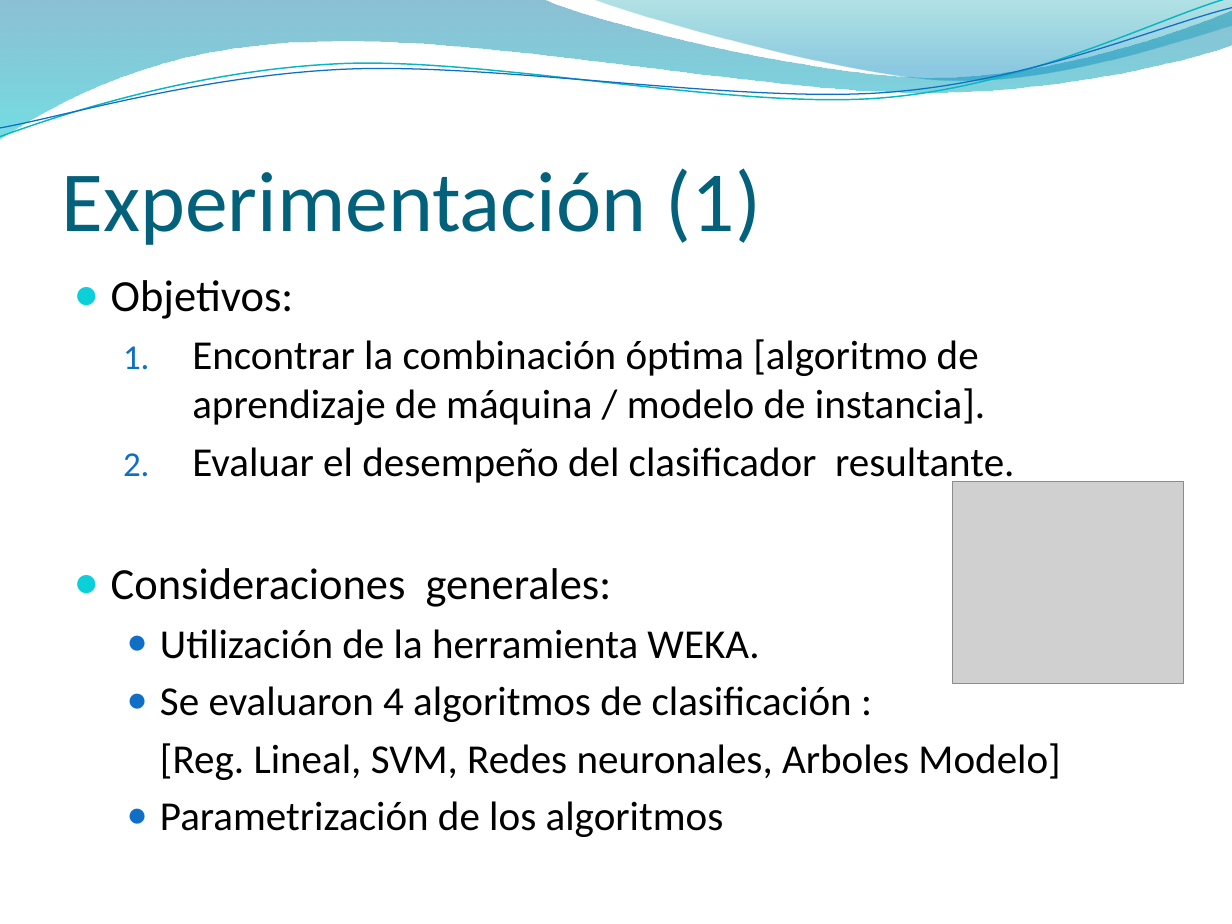
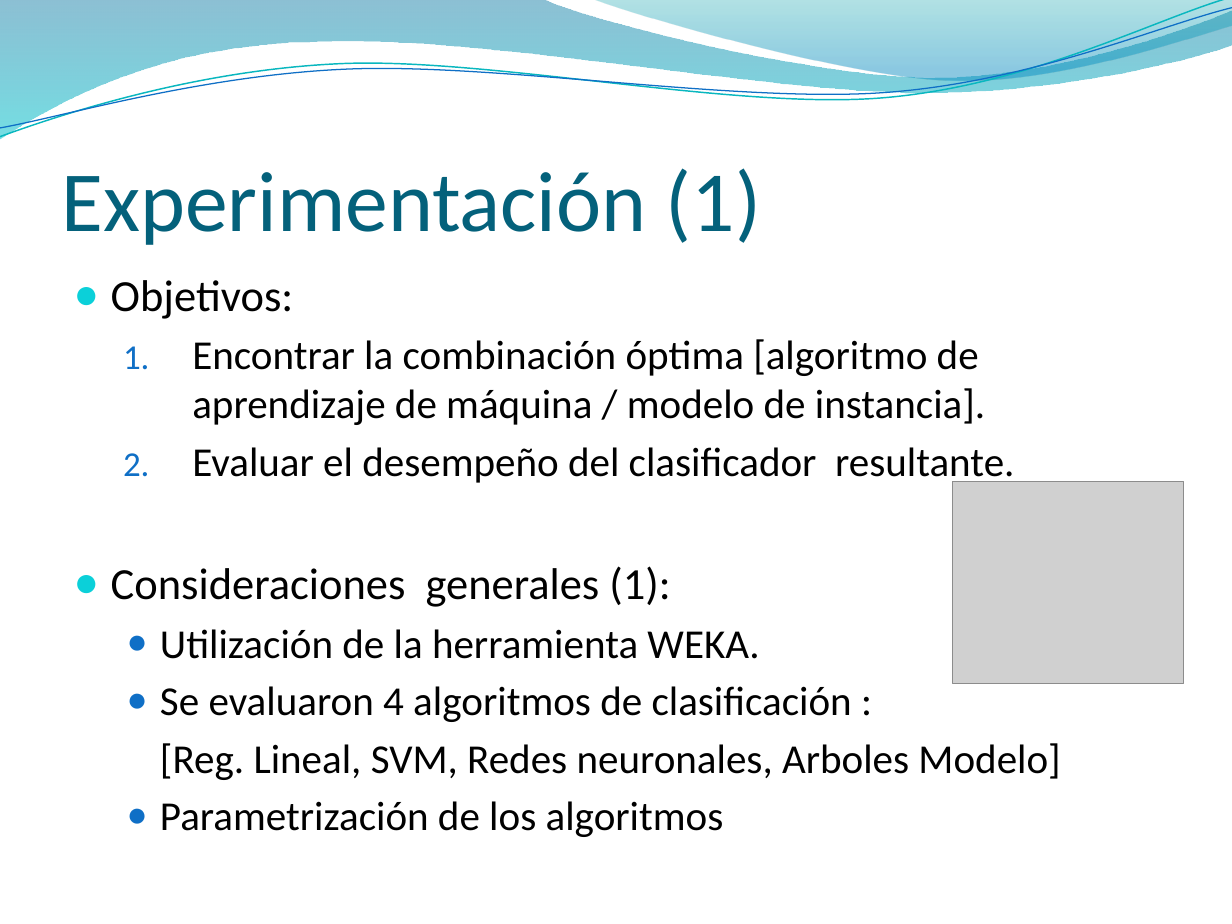
Before and after one commit to jaffadog/neuralito, a slide deck: slide 2 of neuralito/ArfGen/docs/Entregas/Informe Final/presentacion/maxi2.pptx. Drawn at 1232x924 pixels with LibreOffice and Linux fonts; fonts in the diff are those of the drawing; grey boxes stand for pictures; background and template pictures are left out. Boxes give left, top, right and bottom in pixels: in the first picture for what was removed or moved away, otherwise in the second. Text is boxed around its words. In the diff, an @@ line names an element or a change of style, - is before the commit and + after.

```diff
--- a/neuralito/ArfGen/docs/Entregas/Informe Final/presentacion/maxi2.pptx
+++ b/neuralito/ArfGen/docs/Entregas/Informe Final/presentacion/maxi2.pptx
@@ text at [111,566,670,607]: text changed @@
-● Consideraciones generales:
+● Consideraciones generales (1):
```
Also in this commit, not shown: 6 other slides changed.
